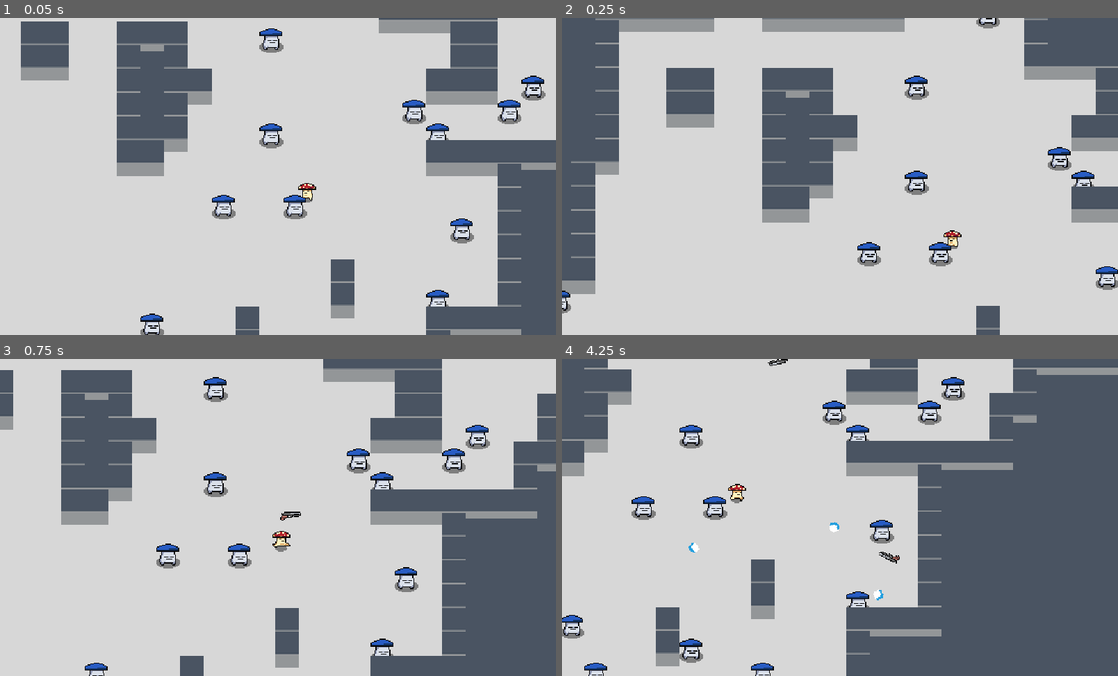
Above: before the commit, frames 1-4 (two rows, left to right).
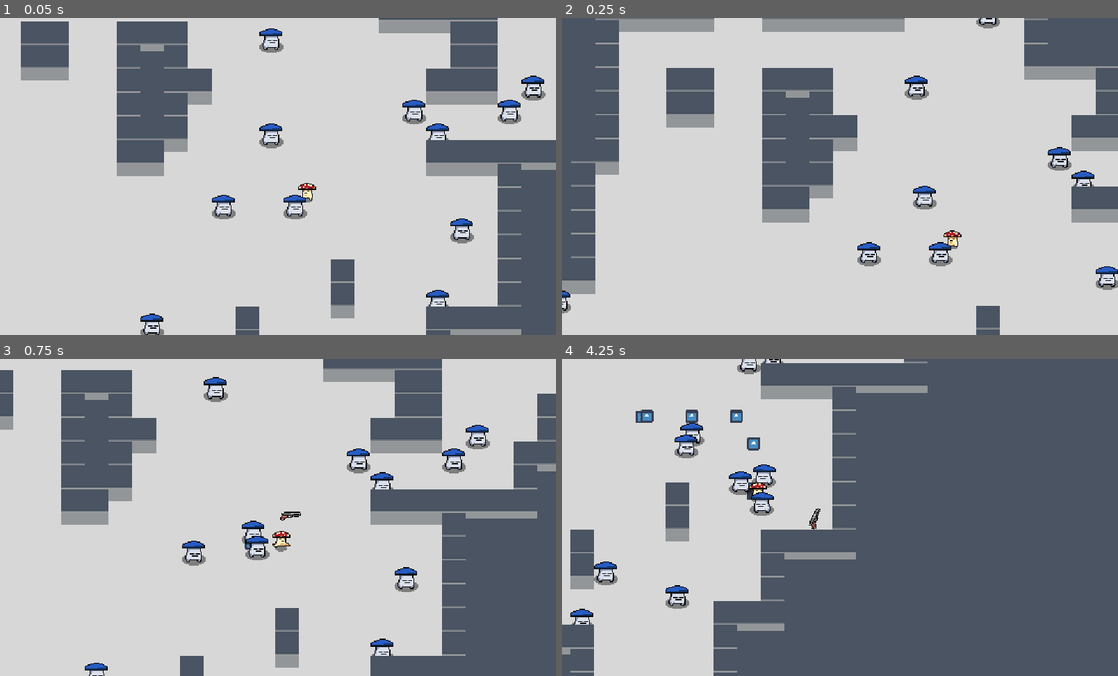
Above: after the commit, the same moments.

Repository: Hairic95/nuclear-throne-godot-clone
Game: Godot game, scene res://src/scenes/TestScene.tscn
The game is run twice, just before and just after one commit, with the same random seed, the same clock (stepped at 60 frames per second) and the same inputs. The engine's default icon, where the game draws it, is replaced by a stand-in: a white triangle on a blue panel in a dark square.
Inputs (mouse positions are in pixels of both pictures, inside the frame that each line leads up to):
- Up to frame 1 (0.05 s): no input
- Up to frame 2 (0.25 s): no input
- Up to frame 3 (0.75 s): move the mouse to (400, 501) at 0.52 s; hold D from 0.53 s (still down); right-click (400, 501) at 0.6 s
- Up to frame 4 (4.25 s): move the mouse to (728, 533) at 1.27 s; release D at 1.28 s; hold S 1.28-2.03 s; click (728, 533) at 1.35 s; move the mouse to (895, 447) at 2.02 s; hold D 2.03-2.78 s; tap E (interact) at 2.1 s; move the mouse to (812, 580) at 2.77 s; hold W 2.78-3.53 s; tap Mouse wheel up (next_weapon) at 2.85 s; move the mouse to (1006, 565) at 3.52 s; hold A from 3.53 s (still down); right-click (1006, 565) at 3.6 s

Frame 1 is identical in both runs. In frame 2, 0.3% of the frame differs, in the area x 61-68%, y 48-61%; in frame 3, 1.1%; in frame 4, 35%, in the area x 0-100%, y 0-100%.

Commit message:
started working on enemy movement ai

Diff:
--- a/assets/textures/background/TestTileset.tres
+++ b/assets/textures/background/TestTileset.tres
@@ -1,8 +1,12 @@
-[gd_resource type="TileSet" load_steps=5 format=2]
+[gd_resource type="TileSet" load_steps=6 format=2]
 
 [ext_resource path="res://assets/textures/background/wall.png" type="Texture" id=1]
 [ext_resource path="res://assets/textures/background/floor.png" type="Texture" id=2]
 [ext_resource path="res://assets/textures/background/outer_wall.png" type="Texture" id=3]
+
+[sub_resource type="NavigationPolygon" id=2]
+vertices = PoolVector2Array( 24, 24, 0, 24, 0, 0, 24, 0 )
+polygons = [ PoolIntArray( 0, 1, 2, 3 ) ]
 
 [sub_resource type="RectangleShape2D" id=1]
 extents = Vector2( 12, 12 )
@@ -16,6 +20,7 @@
 0/tile_mode = 0
 0/occluder_offset = Vector2( 12, 12 )
 0/navigation_offset = Vector2( 12, 12 )
+0/navigation = SubResource( 2 )
 0/shape_offset = Vector2( 0, 0 )
 0/shape_transform = Transform2D( 1, 0, 0, 1, 0, 0 )
 0/shape_one_way = false
--- a/src/autoloads/EventBus.gd
+++ b/src/autoloads/EventBus.gd
@@ -9,6 +9,8 @@
 
 signal drop_weapon(drop_weapon_instance, position)
 
+signal emit_scent(new_scent)
+
 # test
 
 signal test_throw_weapon(direction)
--- a/src/entities/enemies/Enemy.gd
+++ b/src/entities/enemies/Enemy.gd
@@ -7,12 +7,25 @@
 
 var player_in_range = null
 
+var speed = 100
+
 func _ready():
 	randomize()
 
 func _process(delta):
 	if is_alive:
 		if player_in_range != null:
+			$Vision.cast_to = global_position - player_in_range.global_position
+			$Vision.force_raycast_update()
+			if !$Vision.is_colliding():
+
+				if player_in_range.global_position.x > global_position.x:
+					$Sprite.flip_h = false
+				else:
+					$Sprite.flip_h = true
+
+				move_and_collide((player_in_range.global_position - global_position).normalized() * speed * delta)
+
 			$Vision.look_at(player_in_range.global_position)
 		else:
 			$Vision.rotate(delta * PI * 4)
--- a/src/entities/enemies/Enemy.tscn
+++ b/src/entities/enemies/Enemy.tscn
@@ -144,7 +144,7 @@
 [node name="Sprite" type="Sprite" parent="."]
 texture = ExtResource( 1 )
 hframes = 12
-frame = 1
+frame = 2
 
 [node name="AnimPlayer" type="AnimationPlayer" parent="."]
 anims/dead = SubResource( 2 )
--- a/src/entities/player/Player.gd
+++ b/src/entities/player/Player.gd
@@ -3,6 +3,7 @@
 const SPEED : float = 150.0
 
 export (PackedScene) var bullet_reference = preload("res://src/entities/bullets/Bullet.tscn")
+export (PackedScene) var scent_reference = preload("res://src/entities/player/components/Scent.tscn")
 
 var is_alive : bool = true
 
@@ -15,6 +16,8 @@
 var max_weapon_slot = 2
 
 var health = 4
+
+var scent_trail = []
 
 func _ready():
 	$AnimTree.active = true
@@ -108,3 +111,15 @@
 
 	else:
 		$AnimTree.set("parameters/os_hurt/active", true)
+
+func emit_scent():
+	var new_scent = scent_reference.instance()
+	new_scent.global_position = global_position
+	if scent_trail.size() > 20:
+		var oldest_scent = scent_trail.pop_front()
+		oldest_scent.queue_free()
+	scent_trail.append(new_scent)
+	EventBus.emit_signal("emit_scent", new_scent)
+
+func _on_ScentTimer_timeout():
+	emit_scent()
--- a/src/entities/player/Player.tscn
+++ b/src/entities/player/Player.tscn
@@ -185,6 +185,11 @@
 
 [node name="CollisionShape2D" type="CollisionShape2D" parent="Hitbox"]
 shape = SubResource( 6 )
+
+[node name="ScentTimer" type="Timer" parent="."]
+wait_time = 0.3
+autostart = true
 [connection signal="timeout" from="CameraHandler/Frequency" to="CameraHandler" method="_on_Frequency_timeout"]
 [connection signal="timeout" from="CameraHandler/Duration" to="CameraHandler" method="_on_Duration_timeout"]
 [connection signal="area_entered" from="Hitbox" to="." method="_on_Hitbox_area_entered"]
+[connection signal="timeout" from="ScentTimer" to="." method="_on_ScentTimer_timeout"]
--- /dev/null
+++ b/src/entities/player/components/Scent.tscn
@@ -0,0 +1,9 @@
+[gd_scene load_steps=2 format=2]
+
+[ext_resource path="res://icon.png" type="Texture" id=1]
+
+[node name="Scent" type="Node2D"]
+
+[node name="Sprite" type="Sprite" parent="."]
+scale = Vector2( 0.2, 0.2 )
+texture = ExtResource( 1 )
--- a/src/scenes/TestScene.gd
+++ b/src/scenes/TestScene.gd
@@ -14,6 +14,8 @@
 	EventBus.connect("test_throw_weapon", self, "test_throw_weapon")
 
 	EventBus.connect("drop_weapon", self, "create_drop_weapon_at")
+
+	EventBus.connect("emit_scent", self, "add_scent")
 
 	$LevelGeneration.create_level_with_explosion()
 
@@ -58,3 +60,6 @@
 func create_drop_weapon_at(weapon_instance, global_pos):
 	weapon_instance.global_position = global_pos
 	$YSortable/Entities.add_child(weapon_instance)
+
+func add_scent(new_scent):
+	$Scents.add_child(new_scent)
--- a/src/scenes/TestScene.tscn
+++ b/src/scenes/TestScene.tscn
@@ -19,6 +19,8 @@
 
 [node name="Bullets" type="Node2D" parent="."]
 
+[node name="Scents" type="Node2D" parent="."]
+
 [node name="YSortable" type="YSort" parent="."]
 
 [node name="StaticWalls" type="TileMap" parent="YSortable"]
